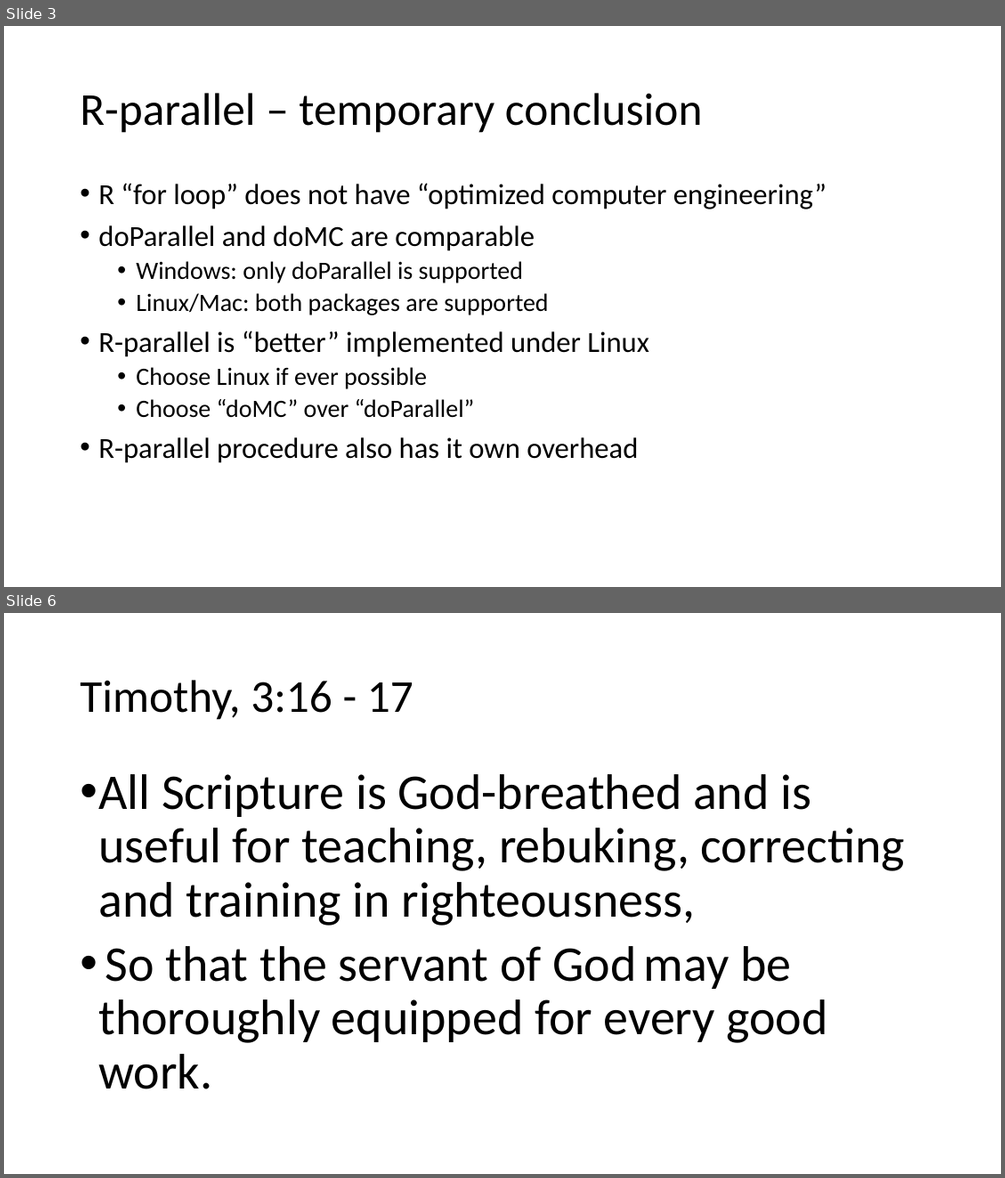
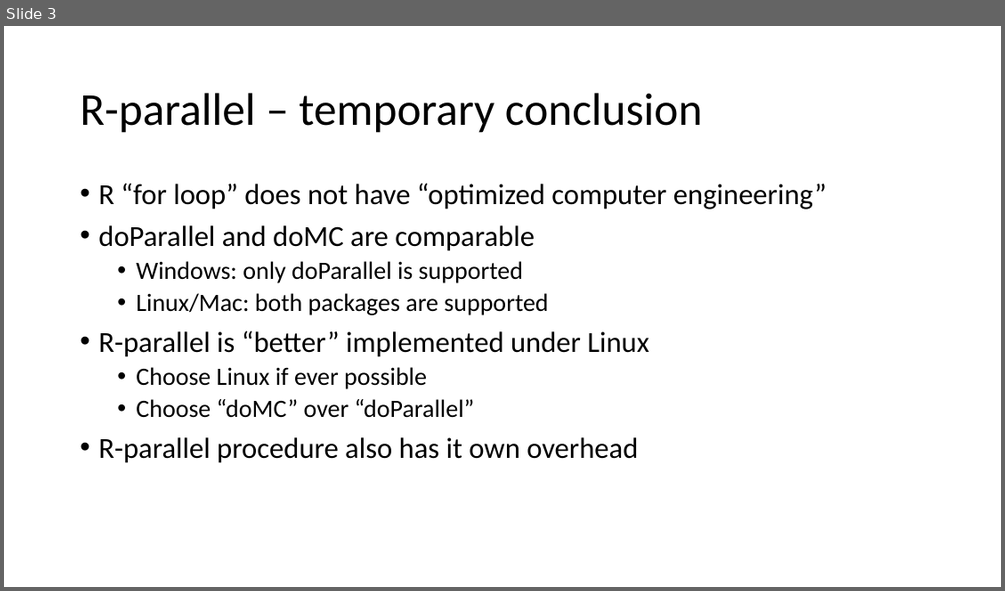
Before and after one commit to 2waybene/helloworld, a slide deck: IB_group_meeting/evalParal/R-parallel.pptx. Shown one above the other, each under a label of ours: slides 3 and 6 before the commit, slide 3 after it; the slides between them are not shown. The pictures are 1005x1178 and 1005x591 pixels, drawn with LibreOffice and Linux fonts; fonts in the diff are those of the drawing. Boxes give left, top, right and bottom in pixels: in the first picture for what was removed or moved away, otherwise in the second. Text is boxed around its words. In the diff, an @@ line names an element or a change of style, - is before the commit and + after.

```diff
--- a/IB_group_meeting/evalParal/R-parallel.pptx
+++ b/IB_group_meeting/evalParal/R-parallel.pptx
@@ slide 6 removed at <box>4,613,1001,1174</box>, background #FFFFFF @@
@@ title removed at <box>80,680,413,720</box> @@
-Timothy, 3:16 - 17
@@ text removed at <box>98,774,905,1089</box> @@
-• All Scripture is God-breathed and is useful for teaching, rebuking, correcting and training in righteousness,
-• So that the servant of God may be thoroughly equipped for every good work.
```
Also in this commit, not shown: 8 slides added, 2 other slides removed.
